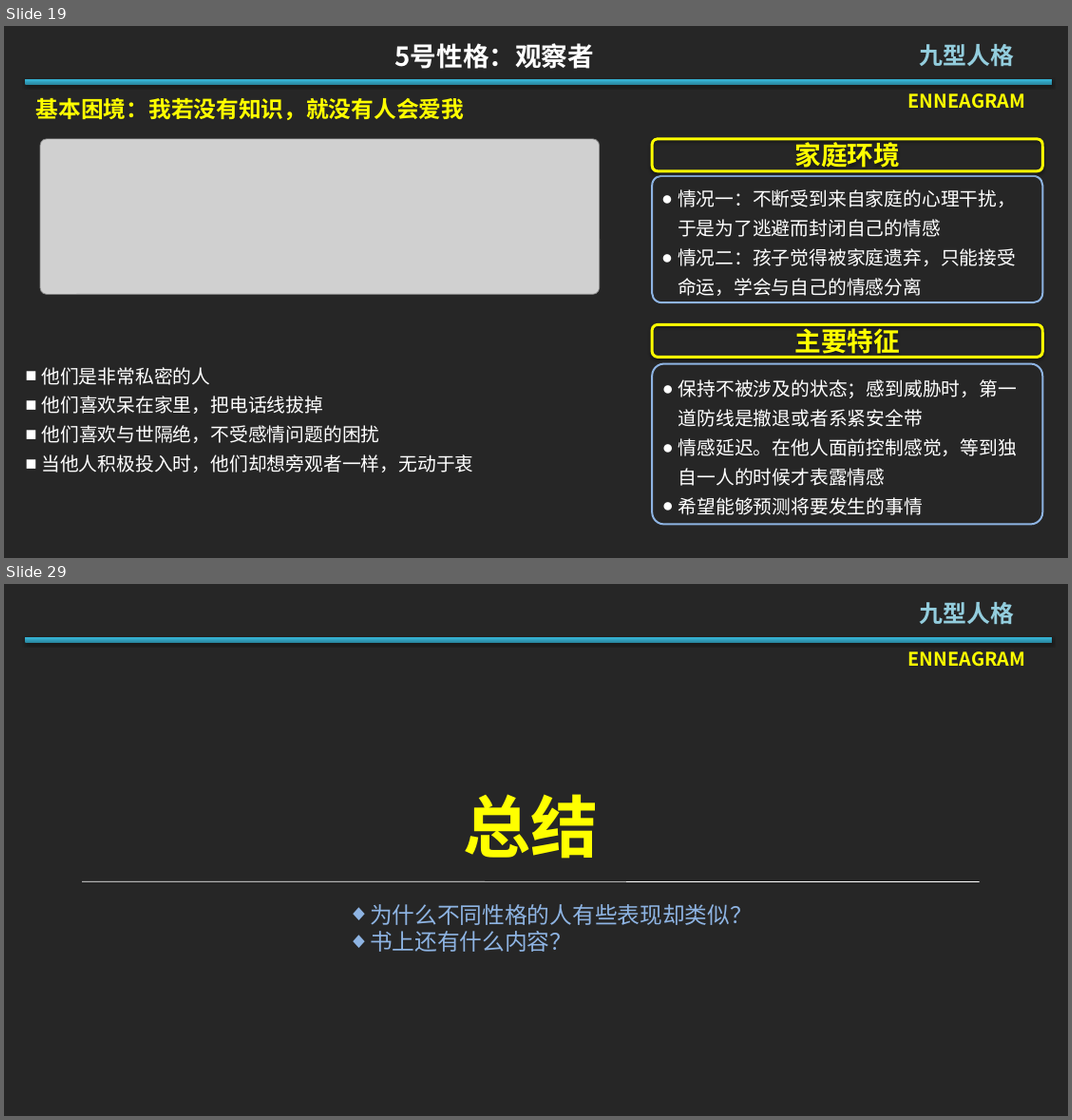
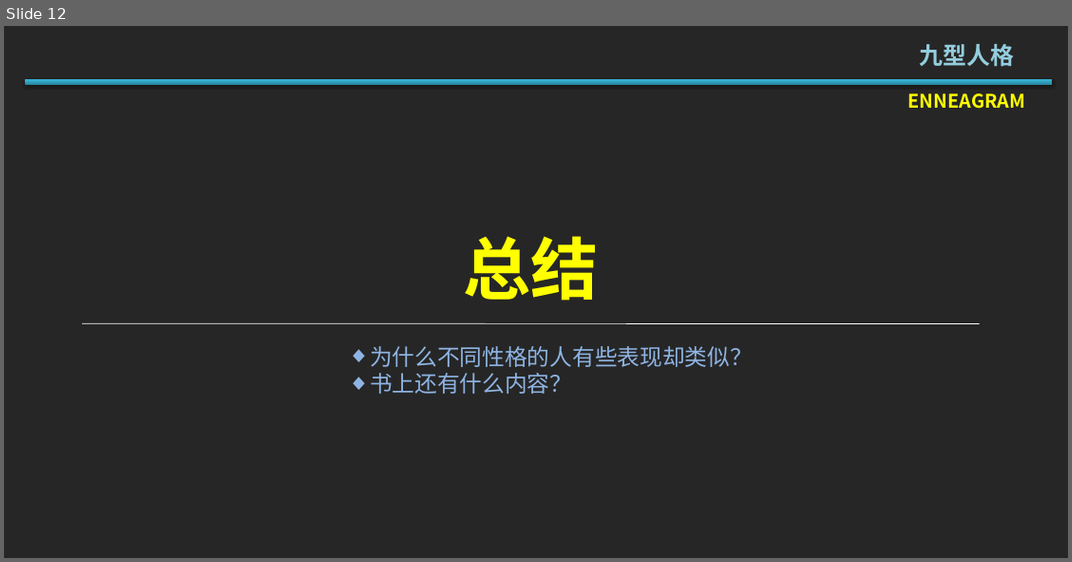
Before and after one commit to Jiepeixuan/Share, a slide deck: React/React.pptx. Shown one above the other, each under a label of ours: slides 19 and 29 before the commit, slide 12 after it; the slides between them are not shown. The pictures are 1072x1120 and 1072x562 pixels, drawn with LibreOffice and Linux fonts; fonts in the diff are those of the drawing; grey boxes stand for pictures. Boxes give left, top, right and bottom in pixels: in the first picture for what was removed or moved away, otherwise in the second. Text is boxed around its words. In the diff, an @@ line names an element or a change of style, - is before the commit and + after.

```diff
--- a/React/React.pptx
+++ b/React/React.pptx
@@ slide 19 removed at (4, 26, 1068, 558), background #262626 @@
@@ text removed at (395, 43, 595, 69) @@
-5号性格：观察者
@@ title removed at (920, 44, 1015, 67) @@
-九型人格
@@ rectangle removed at (26, 79, 1053, 85) @@
@@ text removed at (36, 98, 464, 120) @@
-基本困境：我若没有知识，就没有人会爱我
@@ text removed at (908, 93, 1025, 109) @@
-ENNEAGRAM
@@ picture removed at (40, 139, 600, 294) @@
@@ rounded rectangle removed at (652, 139, 1042, 171) @@
-家庭环境
@@ rounded rectangle removed at (652, 176, 1042, 303) @@
-● 情况一：不断受到来自家庭的心理干扰，于是为了逃避而封闭自己的情感
-● 情况二：孩子觉得被家庭遗弃，只能接受命运，学会与自己的情感分离
@@ rounded rectangle removed at (652, 324, 1042, 357) @@
-主要特征
@@ text removed at (41, 367, 473, 472) @@
-■ 他们是非常私密的人
-■ 他们喜欢呆在家里，把电话线拔掉
-■ 他们喜欢与世隔绝，不受感情问题的困扰
-■ 当他人积极投入时，他们却想旁观者一样，无动于衷
@@ rounded rectangle removed at (652, 364, 1042, 525) @@
-● 保持不被涉及的状态；感到威胁时，第一道防线是撤退或者系紧安全带
-● 情感延迟。在他人面前控制感觉，等到独自一人的时候才表露情感
-● 希望能够预测将要发生的事情
@@ what was slide 29 is now slide 12 @@
```
Also in this commit, not shown: 3 slides changed, 4 slides added, 20 other slides removed, 4 other files.
